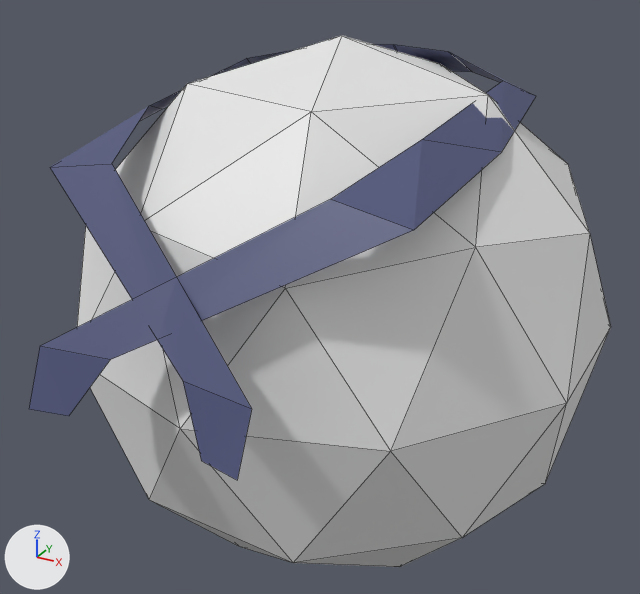
Two versions of the Blender file Assets/Bots/Meshes/scarf.blend, one commit apart.
Camera for both pictures: a camera (50 mm lens) standing at (1.43, -2.75, 1.39) and looking at (-0.03, -0.1, 0.07). The lights are fixed; the arrows at lower left show +X, +Y and +Z. Mesh edges are drawn as thin lines.

Objects in the first picture: 'Scarf', 'Temp'.
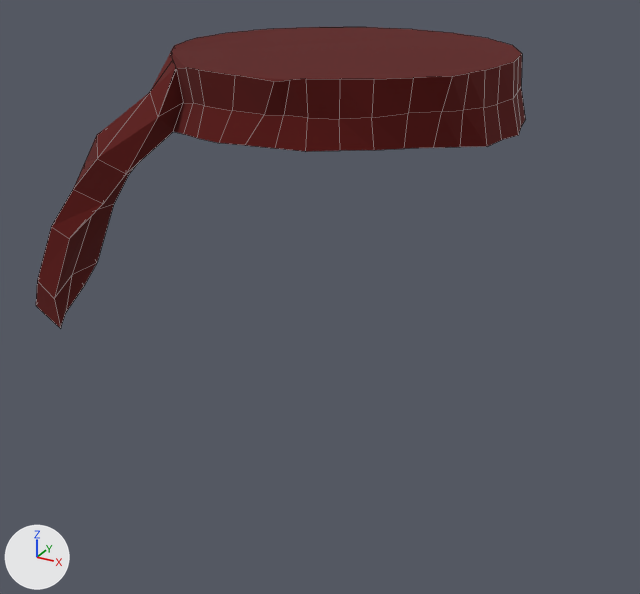
The change in detail:
Material 'Material' (mat_material) is new.
Its base color is (0.102, 0.00123, 0.0) (dark red #5a0400).
Its roughness is 1.0.
me_plane is used by ob_scarf; location (-0.489, -1.097, -0.012); rotation (1.022, 0.0, 0.0), in degrees (59, 0, 0); scale (0.242, 1.0, 1.0).
me_plane had 14 vertices, 6 faces and spanned x -0.63..3.5, y 0.01..1.59, z -0.98..0.19.
me_plane no longer uses material mat_scarf_color (dark blue #4f557b).
me_plane now has 155 vertices, 128 faces and spans x -0.96..0.64, y -0.73..0.64, z -0.81..0.1.
me_plane part 1: the whole mesh is rebuilt.
me_plane now uses material mat_material (dark red #5a0400).
Object 'Scarf' (ob_scarf) turns from (59, 0, 0) to (0, 0, 0) degrees about x, y and z.
Object 'Scarf' (ob_scarf) is rescaled from (0.242, 1.0, 1.0) to (1.0, 1.0, 1.0).
Object 'Scarf' (ob_scarf) loses its MIRROR modifier named 'Mirror'.
Modifier setting removed (it was mirror_object = ob_temp).
Object 'Scarf' (ob_scarf) moves from (-0.489, -1.097, -0.012) to (0.0, 0.0, 0.857).
Object 'Temp' (ob_temp) is now hidden.

Changed parts and their boxes [x1, y1, x2, y2] in the pictures (640 x 594 px):
'Temp', hidden
    before: [77, 35, 611, 567]
'Scarf', reshaped, moved, turned, rescaled, modifiers changed
    before: [29, 44, 536, 480]
    after: [36, 27, 525, 329]
